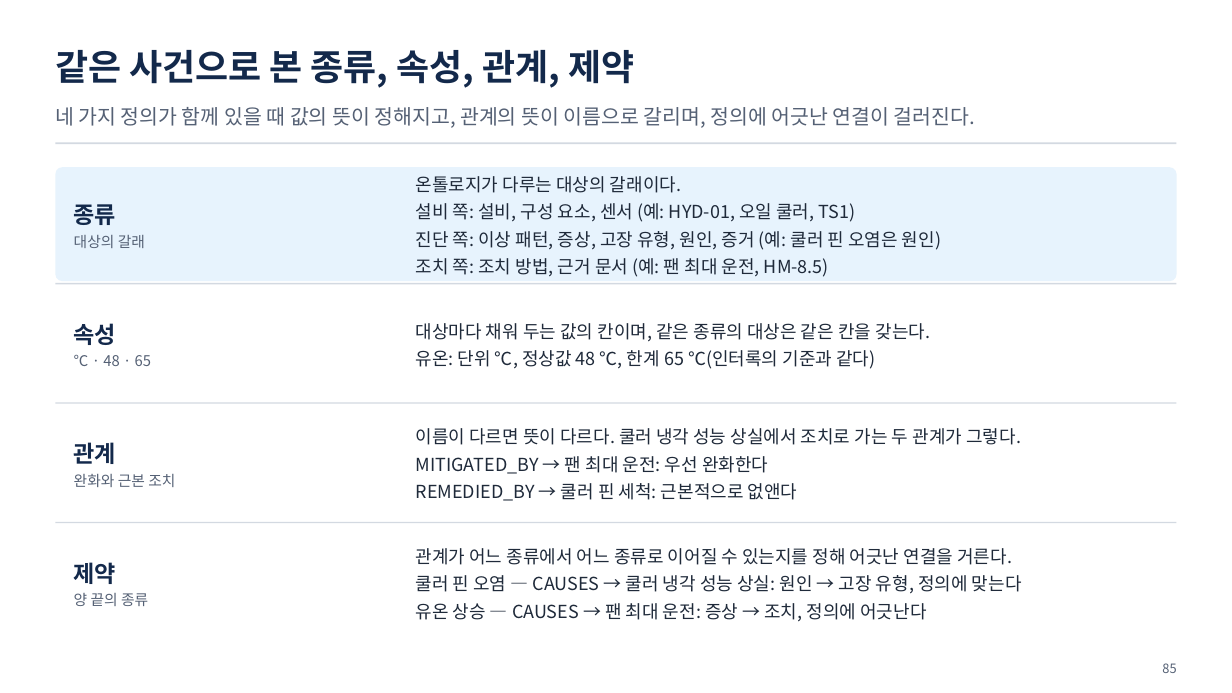
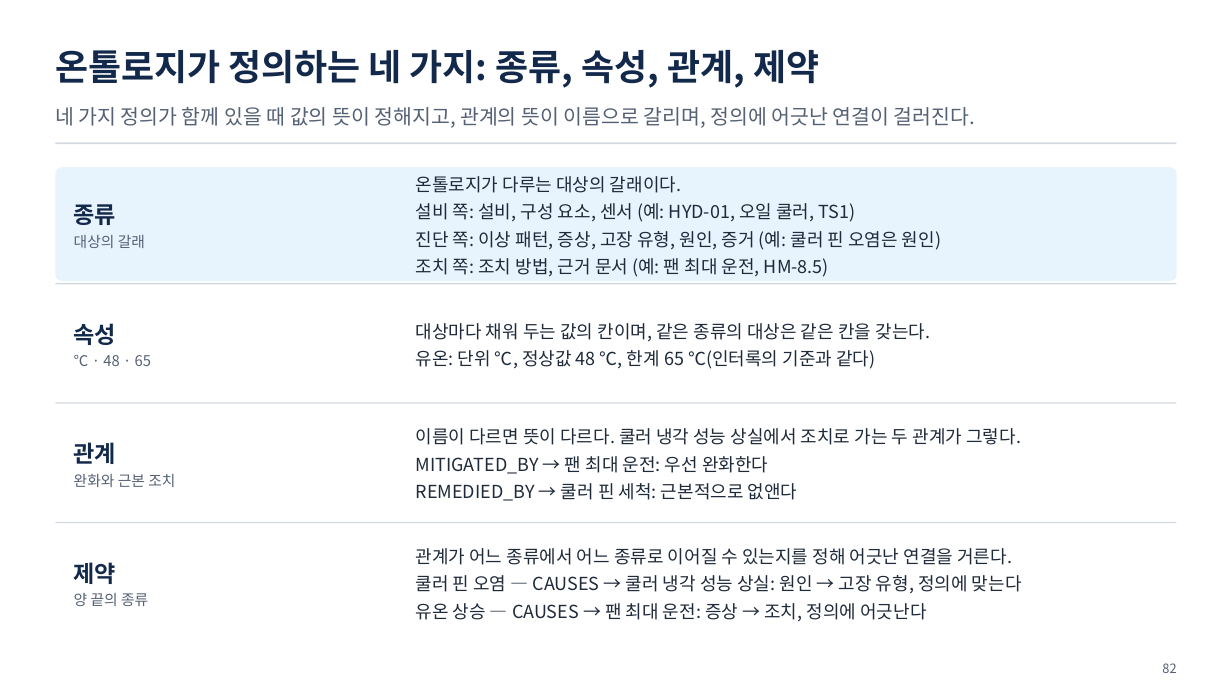
Before and after one commit to uengine-oss/hyd-iot-edu, a slide deck: slide 82 of course/slides/integrated/통합반_01일차.pptx (slide 85 before the commit). Drawn at 1232x693 pixels with LibreOffice and Linux fonts; fonts in the diff are those of the drawing. Boxes give left, top, right and bottom in pixels: in the first picture for what was removed or moved away, otherwise in the second. Text is boxed around its words. In the diff, an @@ line names an element or a change of style, - is before the commit and + after.

```diff
--- a/course/slides/integrated/통합반_01일차.pptx
+++ b/course/slides/integrated/통합반_01일차.pptx
@@ text at bbox=[55, 50, 819, 88]: text changed @@
-같은 사건으로 본 종류, 속성, 관계, 제약
+온톨로지가 정의하는 네 가지: 종류, 속성, 관계, 제약
@@ text at bbox=[1162, 663, 1176, 673]: text changed @@
-85
+82
```
Also in this commit, not shown: 37 other slides changed, 3 slides removed, 16 other files.
